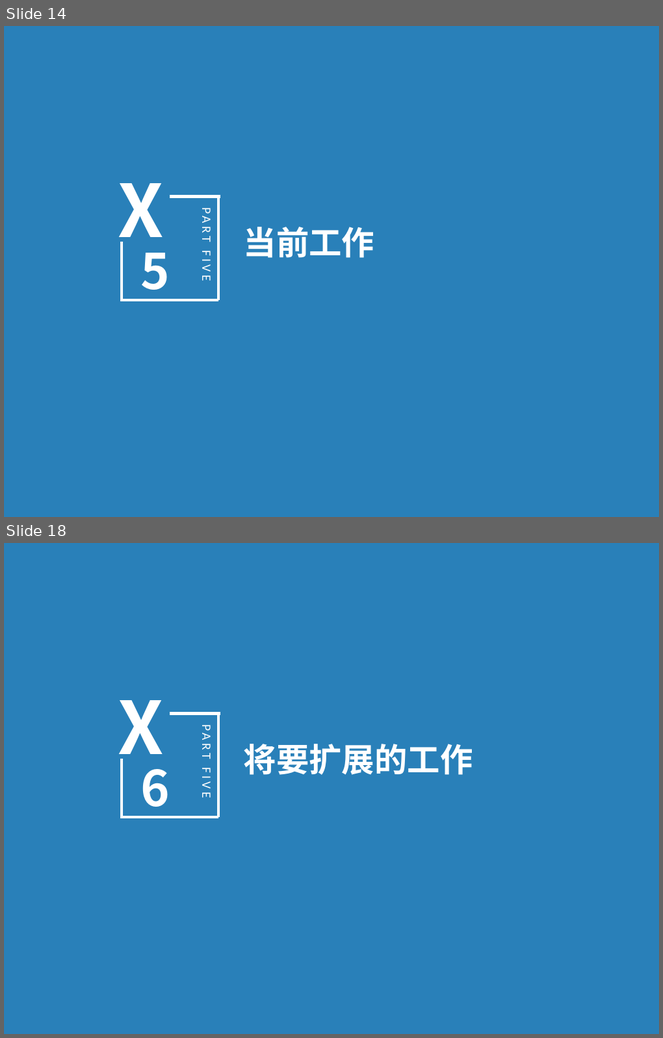
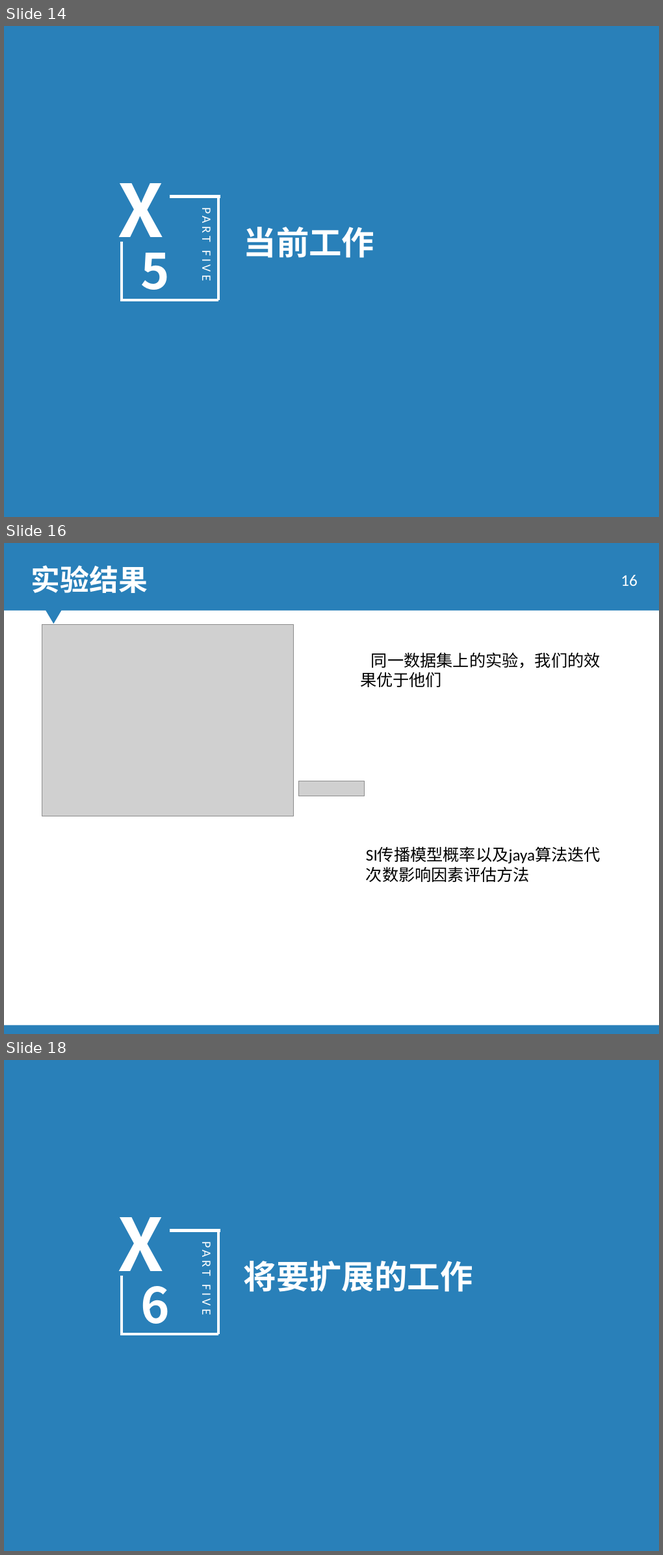
Before and after one commit to 15779235038/mypaper, a slide deck: jarden_center/main_code/single-multiple-source/baseon_setCover/鲍志强.pptx. Shown one above the other, each under a label of ours: slides 14 and 18 before the commit, slides 14, 16 and 18 after it; the slides between them are not shown. The pictures are 663x1038 and 663x1555 pixels, drawn with LibreOffice and Linux fonts; fonts in the diff are those of the drawing; grey boxes stand for pictures; background and template pictures are left out; a plain dark background stands for a picture behind light text. Boxes give left, top, right and bottom in pixels: in the first picture for what was removed or moved away, otherwise in the second. Text is boxed around its words. In the diff, an @@ line names an element or a change of style, - is before the commit and + after.

```diff
--- a/jarden_center/main_code/single-multiple-source/baseon_setCover/鲍志强.pptx
+++ b/jarden_center/main_code/single-multiple-source/baseon_setCover/鲍志强.pptx
@@ slide 16 added at (4, 543, 659, 1034), background picture (left out); not listed: 1 template element that a slide beside it also shows @@
@@ text added at (31, 565, 148, 593), 32 pt, text #FFFFFF, bold @@
+实验结果
@@ page number added at (621, 575, 638, 586), 18 pt, text #FFFFFF @@
+16
@@ freeform shape added at (4, 611, 659, 1026), fill #FFFFFF @@
@@ picture added at (42, 624, 294, 816) @@
@@ text added at (360, 652, 601, 687), 18 pt, text #000000 @@
+同一数据集上的实验，我们的效果优于他们
@@ picture added at (299, 781, 364, 797) @@
@@ text added at (360, 842, 612, 888), 18 pt, text #000000 @@
+SI传播模型概率以及jaya算法迭代次数影响因素评估方法
```
Also in this commit, not shown: 4 slides changed, 1 slide removed, 6 other files.
